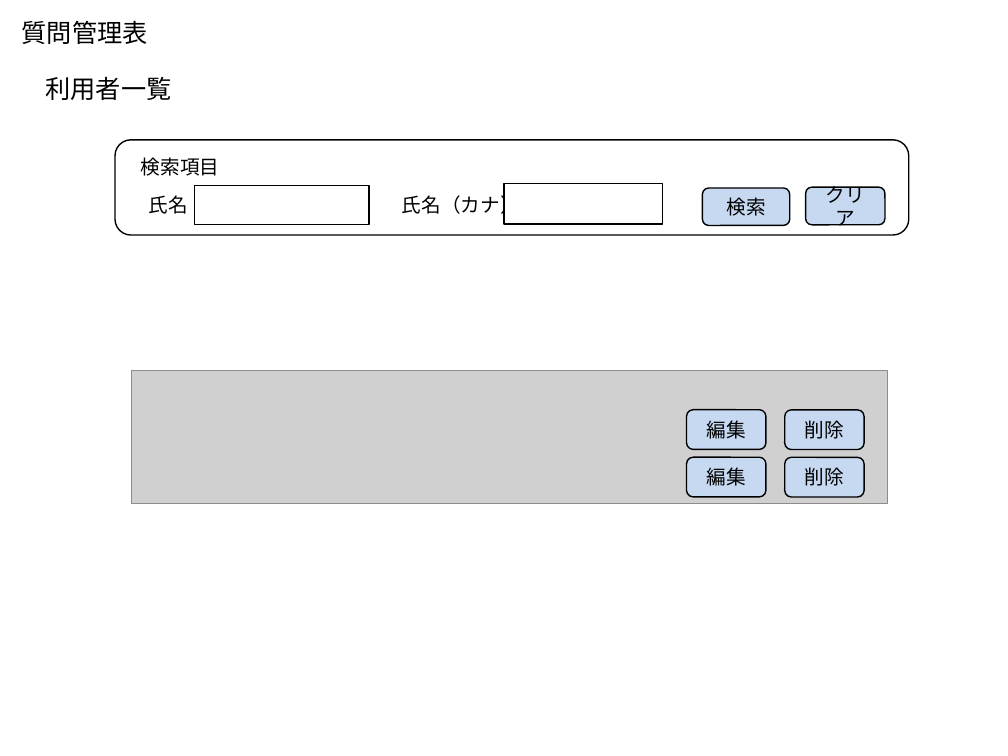
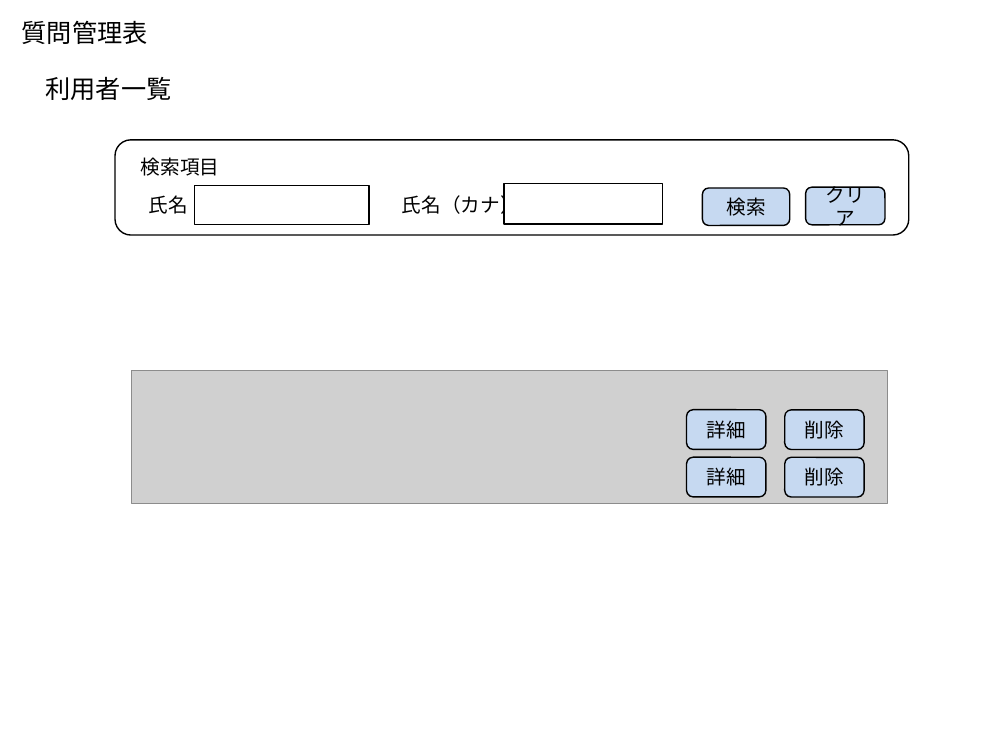
Before and after one commit to t-shimada/qa-docs, a slide deck: slide 11 of 画面一覧.pptx. Drawn at 1008x756 pixels with LibreOffice and Linux fonts; fonts in the diff are those of the drawing; grey boxes stand for pictures. Boxes give left, top, right and bottom in pixels: in the first picture for what was removed or moved away, otherwise in the second. Text is boxed around its words. In the diff, an @@ line names an element or a change of style, - is before the commit and + after.

Commit message:
画面一覧に利用者詳細画面を追加

```diff
--- a/画面一覧.pptx
+++ b/画面一覧.pptx
@@ text in rounded rectangle at [707, 420, 746, 439]: text changed @@
-編集
+詳細
@@ text in rounded rectangle at [707, 467, 746, 486]: text changed @@
-編集
+詳細
```
Also in this commit, not shown: 1 slide added.
